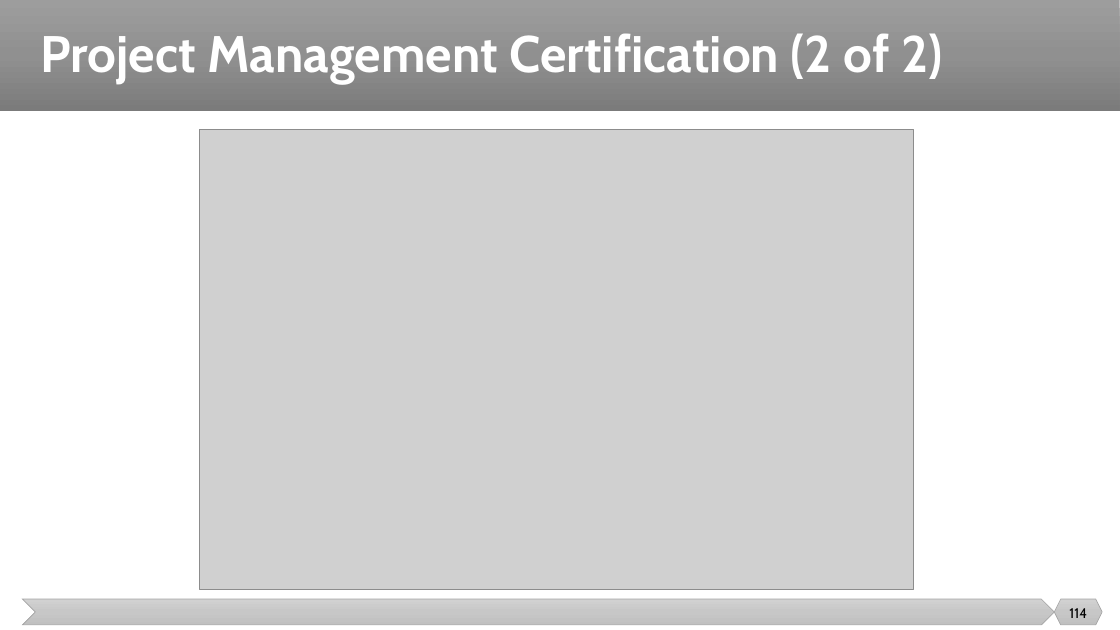
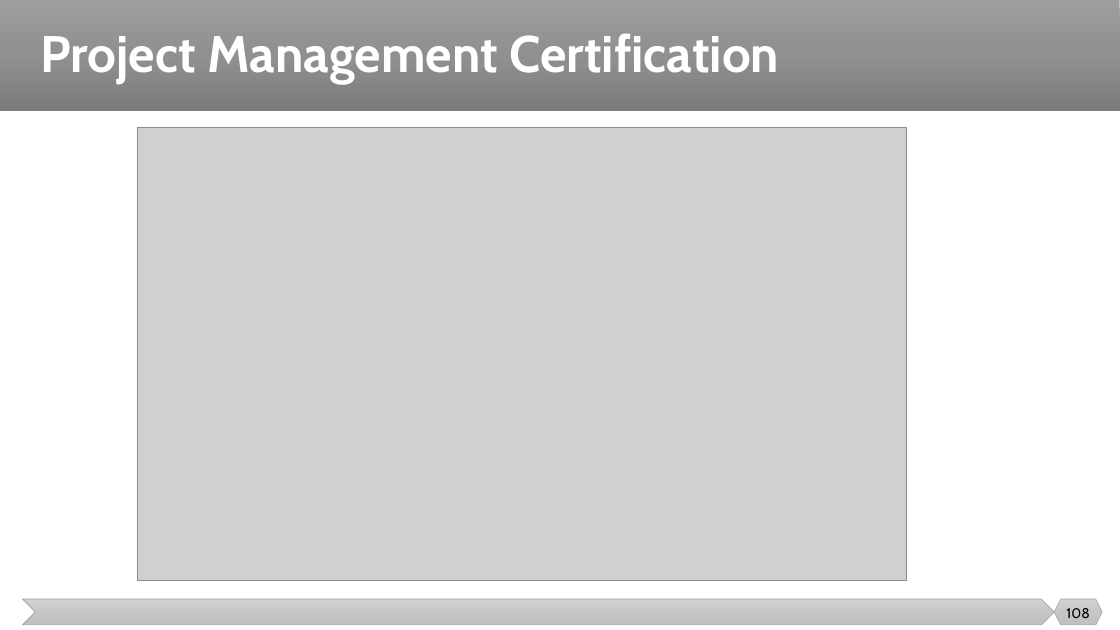
Before and after one commit to malenezi/malenezi, a slide deck: slide 108 of SE423/Lectures/1-Introduction/Introduction.pptx (slide 114 before the commit). Drawn at 1120x630 pixels with LibreOffice and Linux fonts; fonts in the diff are those of the drawing; grey boxes stand for pictures. Boxes give left, top, right and bottom in pixels: in the first picture for what was removed or moved away, otherwise in the second. Text is boxed around its words. In the diff, an @@ line names an element or a change of style, - is before the commit and + after.

```diff
--- a/SE423/Lectures/1-Introduction/Introduction.pptx
+++ b/SE423/Lectures/1-Introduction/Introduction.pptx
@@ title at [40,33,779,83]: text changed @@
-Project Management Certification (2 of 2)
+Project Management Certification
@@ picture: place and size @@
-picture at [200,129,914,589]
+picture at [138,127,907,580]
@@ page number at [1066,608,1089,618]: text changed @@
-114
+108
```
Also in this commit, not shown: 23 other slides changed, 9 slides added, 14 slides removed, 1 other file.
